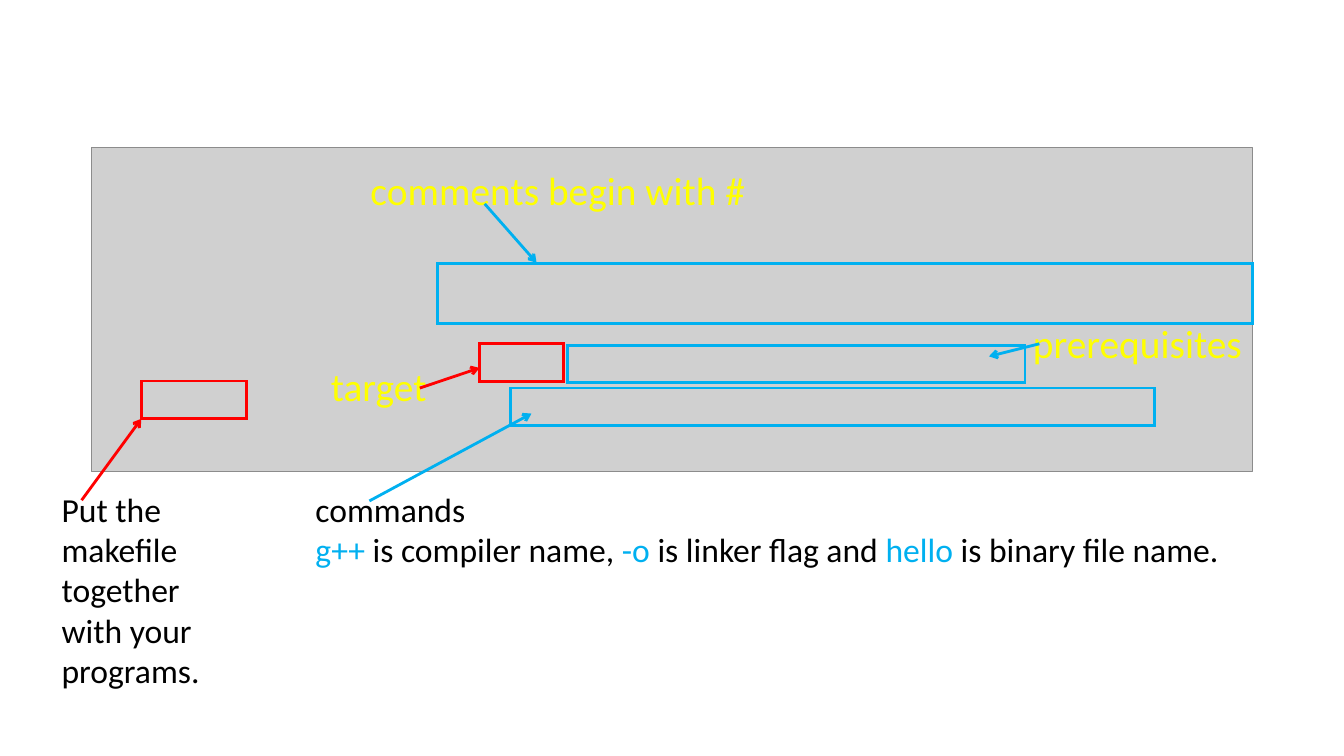
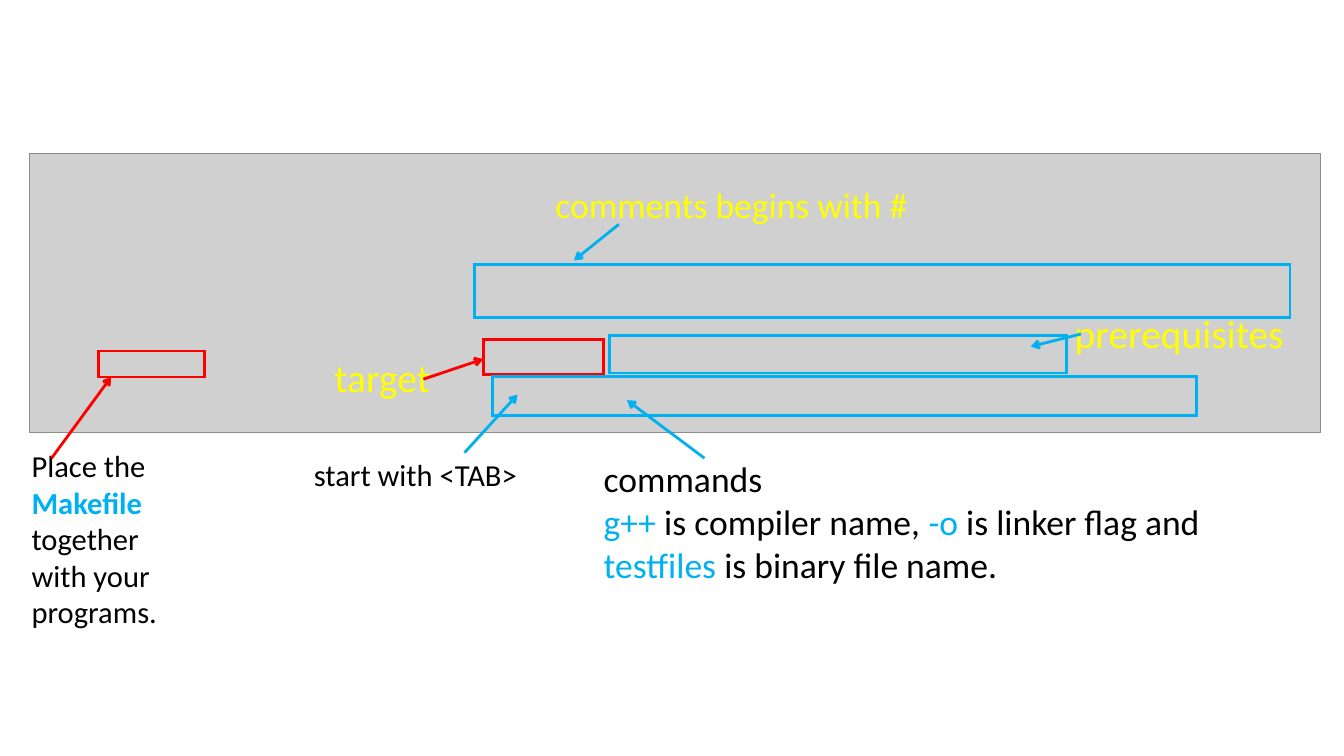
Before and after one commit to ShiqiYu/CPP, a slide deck: slide 6 of week04/Lab04.pptx. Drawn at 1344x756 pixels with LibreOffice and Linux fonts; fonts in the diff are those of the drawing; grey boxes stand for pictures; background and template pictures are left out. Boxes give left, top, right and bottom in pixels: in the first picture for what was removed or moved away, otherwise in the second. Text is boxed around its words. In the diff, an @@ line names an element or a change of style, - is before the commit and + after.

```diff
--- a/week04/Lab04.pptx
+++ b/week04/Lab04.pptx
@@ picture: place and size @@
-picture at box(92, 147, 1253, 471)
+picture at box(30, 153, 1322, 433)
@@ text at box(555, 193, 881, 226): text changed; size 28.1 to 25.4 pt @@
-comments begin with #
+comments begins with #
@@ arrow moved from (485, 204) - (536, 263) to (619, 225) - (574, 260) @@
@@ rectangle: place and size @@
-rectangle at box(438, 264, 1253, 325)
+rectangle at box(475, 265, 1291, 318)
@@ rectangle: place and size @@
-rectangle at box(141, 381, 247, 418)
+rectangle at box(99, 351, 205, 377)
@@ text "target": place and size @@
-text "target" at box(331, 376, 427, 408)
+text "target" at box(334, 367, 430, 399)
@@ arrow moved from (420, 388) - (480, 368) to (423, 379) - (483, 359) @@
@@ rectangle: place and size @@
-rectangle at box(480, 344, 565, 381)
+rectangle at box(483, 340, 603, 375)
@@ 1 text, 1 rectangle, 1 arrow: place and size @@
-1 text, 1 rectangle, 1 arrow at box(568, 331, 1242, 382)
+1 text, 1 rectangle, 1 arrow at box(610, 316, 1284, 373)
@@ arrow moved from (82, 500) - (141, 418) to (51, 459) - (111, 377) @@
@@ rectangle: place and size @@
-rectangle at box(511, 388, 1155, 425)
+rectangle at box(493, 376, 1197, 415)
@@ arrow moved from (369, 501) - (531, 413) to (465, 453) - (517, 395) @@
@@ arrow added from (705, 459) to (627, 400), #00B0F0 2 pt @@
@@ text "Place the": place and size @@
-text "Place the" at box(62, 494, 200, 689)
+text "Place the" at box(32, 451, 157, 629)
@@ text at box(32, 451, 145, 515): text changed; size 24 to 21.8 pt @@
-Put the
-makefile
+Place the
+Makefile
@@ text added at box(314, 464, 517, 487), 21.8 pt, text #000000 @@
+start with <TAB>
@@ text "commands": place and size @@
-text "commands" at box(315, 494, 1219, 568)
+text "commands" at box(604, 467, 1199, 584)
@@ text at box(604, 467, 763, 493): size 24 to 25.4 pt in "commands" @@
@@ text at box(32, 528, 157, 629): size 24 to 21.8 pt in "together", "with your", "programs." @@
@@ text at box(604, 510, 1199, 584): text changed; size 24 to 25.4 pt @@
-g++ is compiler name, -o is linker flag and hello is binary file name.
+g++ is compiler name, -o is linker flag and
+testfiles is binary file name.
```
Also in this commit, not shown: 18 other slides changed, 4 slides added, 2 slides removed, 1 other file.
